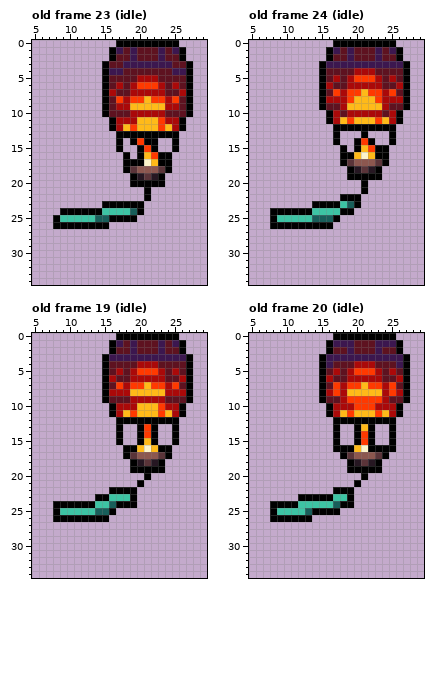
Two versions of one pixel-art file, assets_src/image/units/flare/map_flare.ase. Above, as it was before the edit.
35x36 pixels, 51 frames. Shown: old frame 23 (idle): x 5..29, y 0..34; old frame 24 (idle): x 5..29, y 0..34; old frame 19 (idle): x 5..29, y 0..34; old frame 20 (idle): x 5..29, y 0..34. The commit also changed other frames, which this record leaves out.
After the commit:
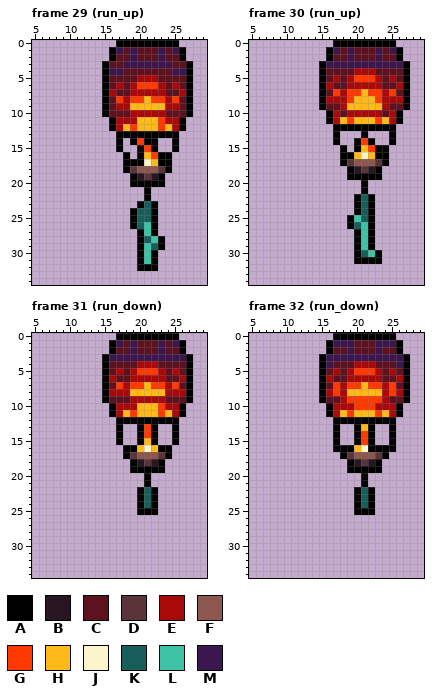
Palette (. is transparent): A #000000  B #261722  C #5e1220  D #5a3439  E #aa0909  F #8c574f  G #ff3900  H #ffba19  J #fcf4ca  K #185e5a  L #3dc4a4  M #3c174f
A new or re-ordered frame is compared with the old frame closest to it.
From the commit log: Prettied up flares and added snow to mountains on world map
From old to new:
{"change": "frames re-ordered"}
{"where": "frame 29 (run_up) against old frame 23 (idle)"}
{"frame":29,"y":23,"x":15,"old":"AAAAA","new":"....."}
{"frame":29,"y":23,"x":21,"old":"..","new":"KA"}
{"frame":29,"y":24,"x":9,"old":"AAAAAALLLLKA..","new":"..........AKKA"}
{"frame":29,"y":25,"x":8,"old":"ALLLLLKKAAA","new":"..........."}
{"frame":29,"y":25,"x":20,"old":"...","new":"KKA"}
{"frame":29,"y":26,"x":8,"old":"AAAAAAAA","new":"........"}
{"frame":29,"y":26,"x":19,"old":"....","new":"AKLA"}
{"frame":29,"y":27,"x":20,"old":"...","new":"ALA"}
{"frame":29,"y":28,"x":20,"old":"....","new":"AKLA"}
{"frame":29,"y":29,"x":20,"old":"....","new":"ALKA"}
{"frame":29,"y":30,"x":20,"old":"...","new":"ALA"}
{"frame":29,"y":31,"x":20,"old":"...","new":"ALA"}
{"frame":29,"y":32,"x":20,"old":"...","new":"AAA"}
{"where": "frame 30 (run_up) against old frame 24 (idle)"}
{"frame":30,"y":22,"x":18,"old":"AA","new":".."}
{"frame":30,"y":22,"x":21,"old":"..","new":"KA"}
{"frame":30,"y":23,"x":14,"old":"AAAALK","new":"......"}
{"frame":30,"y":23,"x":21,"old":"..","new":"KA"}
{"frame":30,"y":24,"x":8,"old":"AAAAAALLLLAA...","new":"............AKA"}
{"frame":30,"y":25,"x":8,"old":"ALLLLLKKKA","new":".........."}
{"frame":30,"y":25,"x":19,"old":"....","new":"ALKA"}
{"frame":30,"y":26,"x":8,"old":"AAAAAAAAA","new":"........."}
{"frame":30,"y":26,"x":19,"old":"....","new":"AKLA"}
{"frame":30,"y":27,"x":20,"old":"...","new":"ALA"}
{"frame":30,"y":28,"x":20,"old":"...","new":"ALA"}
{"frame":30,"y":29,"x":20,"old":"...","new":"ALA"}
{"frame":30,"y":30,"x":20,"old":"....","new":"AKLA"}
{"frame":30,"y":31,"x":20,"old":"....","new":"AAAA"}
{"where": "frame 31 (run_down) against old frame 19 (idle)"}
{"frame":31,"y":21,"x":20,"old":"A.","new":".A"}
{"frame":31,"y":22,"x":16,"old":"AAAA...","new":"....AKA"}
{"frame":31,"y":23,"x":14,"old":"AALLLA...","new":"......AKA"}
{"frame":31,"y":24,"x":8,"old":"AAAAAALLKAAA...","new":"............AKA"}
{"frame":31,"y":25,"x":8,"old":"ALLLLLKKA","new":"........."}
{"frame":31,"y":25,"x":20,"old":"...","new":"AAA"}
{"frame":31,"y":26,"x":8,"old":"AAAAAAAA","new":"........"}
{"where": "frame 32 (run_down) against old frame 20 (idle)"}
{"frame":32,"y":21,"x":20,"old":"A.","new":".A"}
{"frame":32,"y":22,"x":17,"old":"AAA...","new":"...AKA"}
{"frame":32,"y":23,"x":12,"old":"AAAAALLA...","new":"........AKA"}
{"frame":32,"y":24,"x":8,"old":"AAAALLLLLKAA...","new":"............AKA"}
{"frame":32,"y":25,"x":8,"old":"ALLLLKAAAA","new":".........."}
{"frame":32,"y":25,"x":20,"old":"...","new":"AAA"}
{"frame":32,"y":26,"x":8,"old":"AAAAAA","new":"......"}
{"label":"changed","picture_box":[53,201,165,271]}
{"label":"changed","picture_box":[270,194,382,264]}
{"label":"changed","picture_box":[53,480,158,522]}
{"label":"changed","picture_box":[270,480,375,522]}
